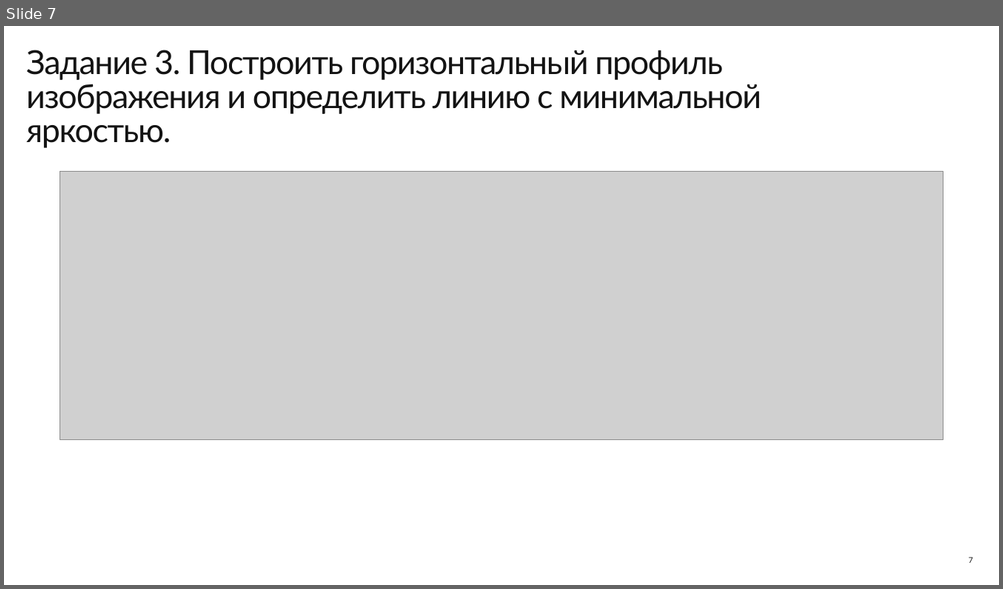
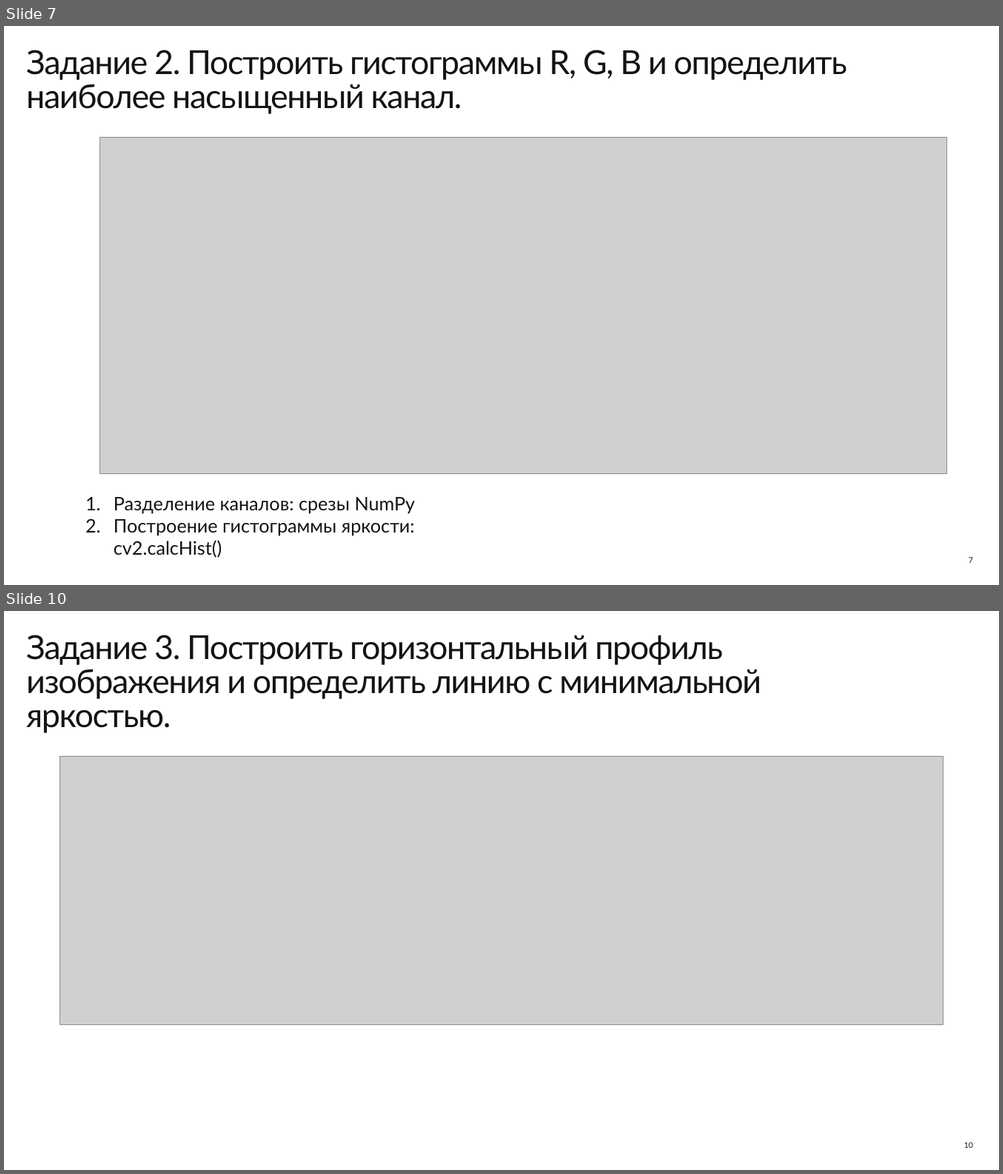
Before and after one commit to Travkova/CV_labs, a slide deck: Гистограмма, профили и проекции/Практическая работа № 2.pptx. Shown one above the other, each under a label of ours: slide 7 before the commit, slides 7 and 10 after it; the slides between them are not shown. The pictures are 1003x589 and 1003x1174 pixels, drawn with LibreOffice and Linux fonts; fonts in the diff are those of the drawing; grey boxes stand for pictures. Boxes give left, top, right and bottom in pixels: in the first picture for what was removed or moved away, otherwise in the second. Text is boxed around its words. In the diff, an @@ line names an element or a change of style, - is before the commit and + after.

```diff
--- a/Гистограмма, профили и проекции/Практическая работа № 2.pptx
+++ b/Гистограмма, профили и проекции/Практическая работа № 2.pptx
@@ slide 7 added at (x1=4, y1=26, x2=999, y2=585), background #FFFFFF @@
@@ title added at (x1=26, y1=50, x2=847, y2=114), 32 pt, text #131313 @@
+Задание 2. Построить гистограммы R, G, B и определить наиболее насыщенный канал.
@@ picture added at (x1=100, y1=137, x2=947, y2=474) @@
@@ text added at (x1=114, y1=497, x2=415, y2=558), 18 pt, text #131313 @@
+1. Разделение каналов: срезы NumPy
+2. Построение гистограммы яркости: cv2.calcHist()
@@ page number added at (x1=968, y1=557, x2=973, y2=563), 7.5 pt, text #131313 @@
+7
@@ what was slide 7 is now slide 10 @@
@@ page number at (x1=964, y1=1142, x2=973, y2=1148): text changed @@
-7
+10
```
Also in this commit, not shown: 1 slide changed, 2 other slides added.
